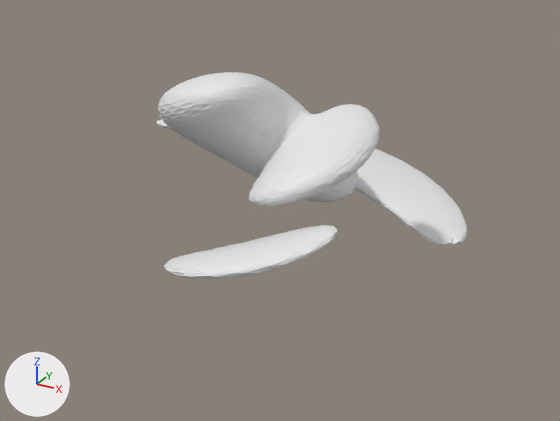
Renders of the OBJ model Assets/Models/Stomach/ventre_0014.obj from each side of a commit.
Both versions are drawn from a camera (50 mm lens) standing at (70.0, -134.4, 66.9) and looking at (-6.5, 4.7, -2.7). Every picture has the same lights, and +X, +Y and +Z are marked at lower left. Where no turn or scale is listed for an object, it has been applied to the vertices. Vertices at the same position are counted once.

The first picture shows 'ventre_0014'.
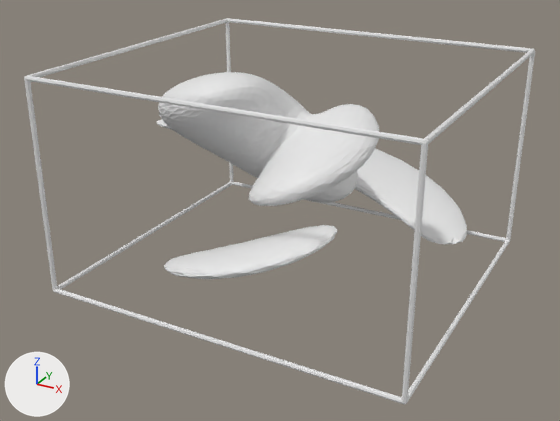
The edits, one by one:
me_ventre_0014 is used by ob_ventre_0014; location (0.0, 0.0, 0.0).
me_ventre_0014 had 3520 vertices, 4312 faces and spanned x -44.0..30.3, y -32.1..48.7, z -36.5..31.0.
me_ventre_0014 now has 3714 vertices, 4664 faces and spans x -44.0..38.4, y -34.6..48.7, z -12.7..32.5.
me_ventre_0014 part 1: a new loose piece of 208 vertices spanning x -38.4..38.4, y -34.6..34.6, z -12.7..32.5.

Pixel boxes [x1, y1, x2, y2] of what changed, in the pictures (560 x 421 px):
'ventre_0014', reshaped
    before: [156, 72, 467, 279]
    after: [24, 18, 535, 404]
part 1 of me_ventre_0014, added
    after: [24, 18, 535, 404]
